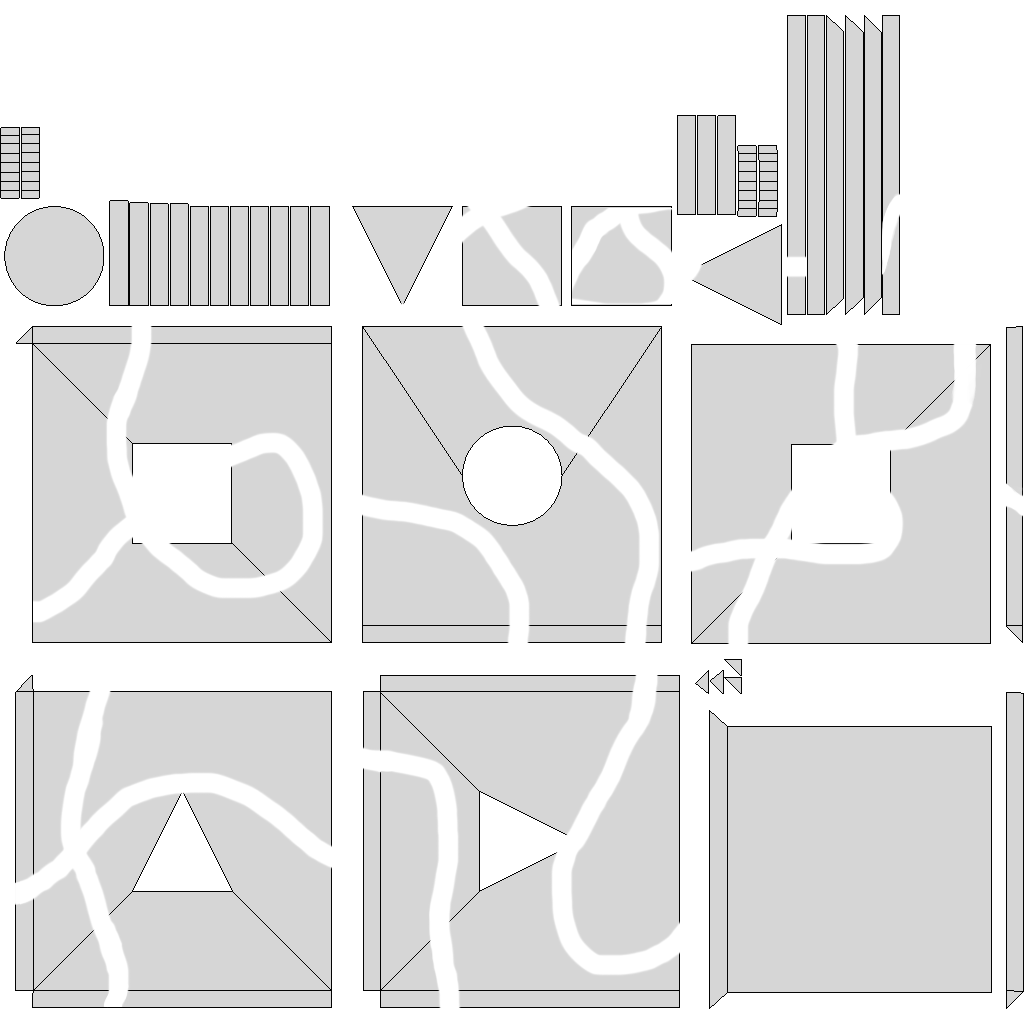
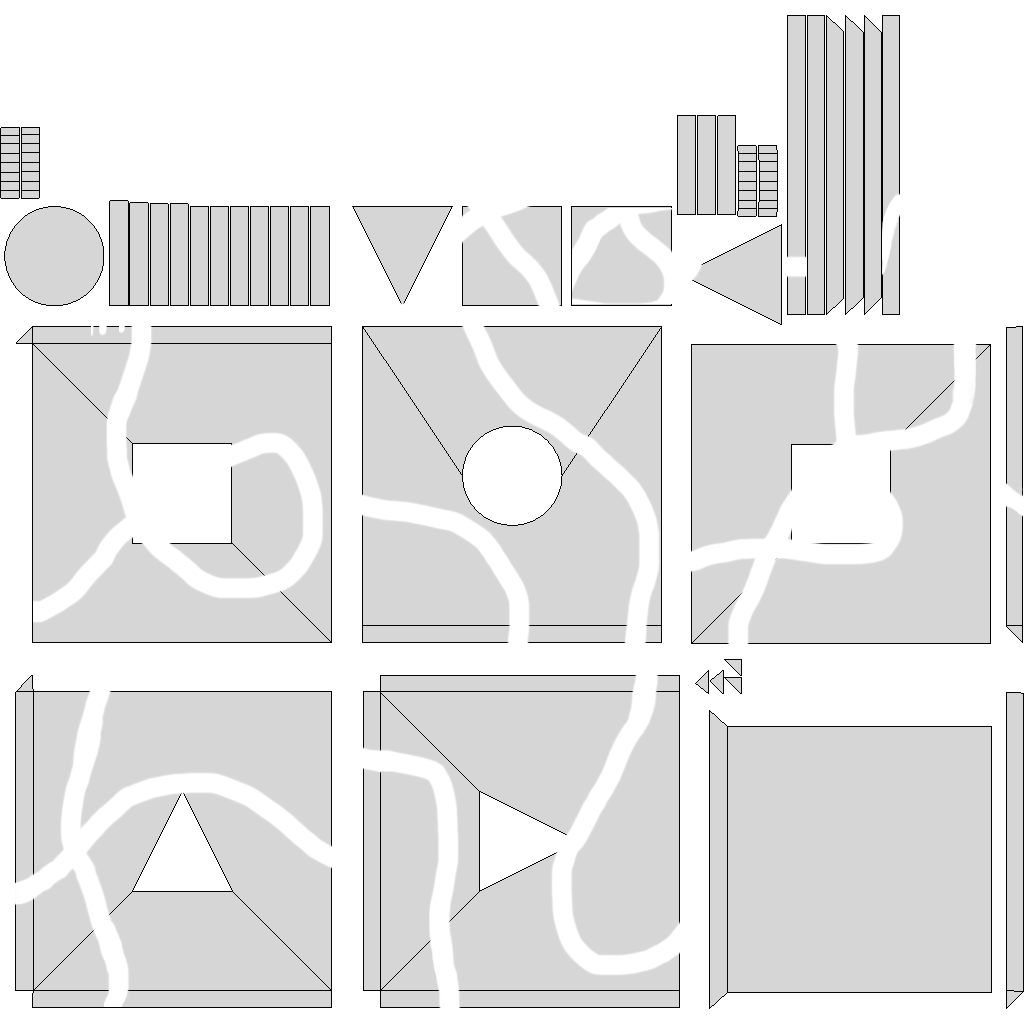
Revision of a layered 1024×1024 image; what changed, layer by layer:
added layer "Layer 23" in group "without lines white" over [91,326,126,337]
